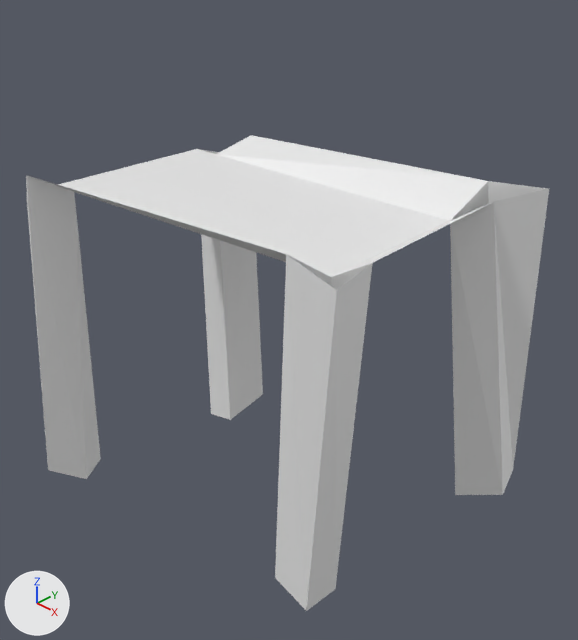
What one commit did to the Blender file 3d/dog/big-blocks.blend.
Both versions are drawn from a 50 mm lens placed at (6.22, -5.71, 3.73), pointed at (0.43, 0.02, -0.76). Lighting does not change. The marker at lower left points along +X, +Y and +Z.
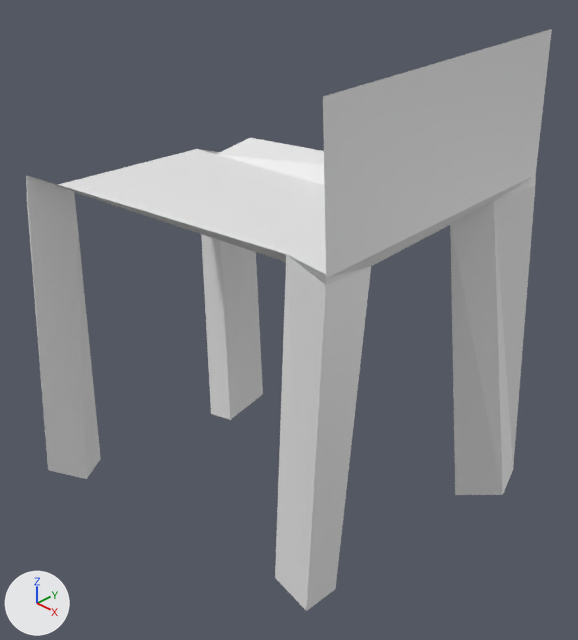
Boxes (x1, y1, x2, y2) around the edits, measured in the pictures (578 x 640 px; the box of a moved part takes in the faces that stretch with it):
```json
{"object": "Plane", "change": "reshaped", "before": [26, 135, 549, 611], "after": [26, 29, 552, 611], "on screen": "22% taller"}
{"part": 1, "of": "me_plane", "change": "moved or reshaped", "before": [217, 135, 549, 611], "after": [217, 29, 552, 611]}
```

The change, as JSON lines over the scene's bpy script:
```json
{"block": "me_plane", "where": "# used by ob_plane; location = (0.0, 0.0, 0.0)"}
{"op": "remove", "block": "me_plane", "code": "me_plane.from_pydata(...)  # 41 vertices, 54 faces; spans x -1.96..2.54, y -2.23..2.2, z -3.41..0.92"}
{"op": "add", "block": "me_plane", "code": "me_plane.from_pydata(...)  # 40 vertices, 59 faces; spans x -1.96..2.54, y -2.23..2.37, z -3.41..2.36"}
{"block": "me_plane", "change": "me_plane part 1"}
{"block": "me_plane", "change": "7 vertices are removed from x -1.39..1.88, y -0.36..1.93, z 0.45..0.82"}
{"block": "me_plane", "change": "11 faces are deleted"}
{"block": "me_plane", "change": "3 vertices move from x 1.64..2.27, y -1.02..2.2, z 0.58..0.75 to x 1.57..2.06, y -1.04..2.27, z 0.6..0.74"}
{"block": "me_plane", "change": "6 vertices are added at (1.87, -0.31, 0.51), (-1.39, 1.11, 0.79), (1.99, 2.37, 0.8), (1.93, -1.1, 2.24), (1.98, -1.06, 0.68), (1.95, 2.32, 2.36)"}
{"block": "me_plane", "change": "16 new faces join them"}
```
